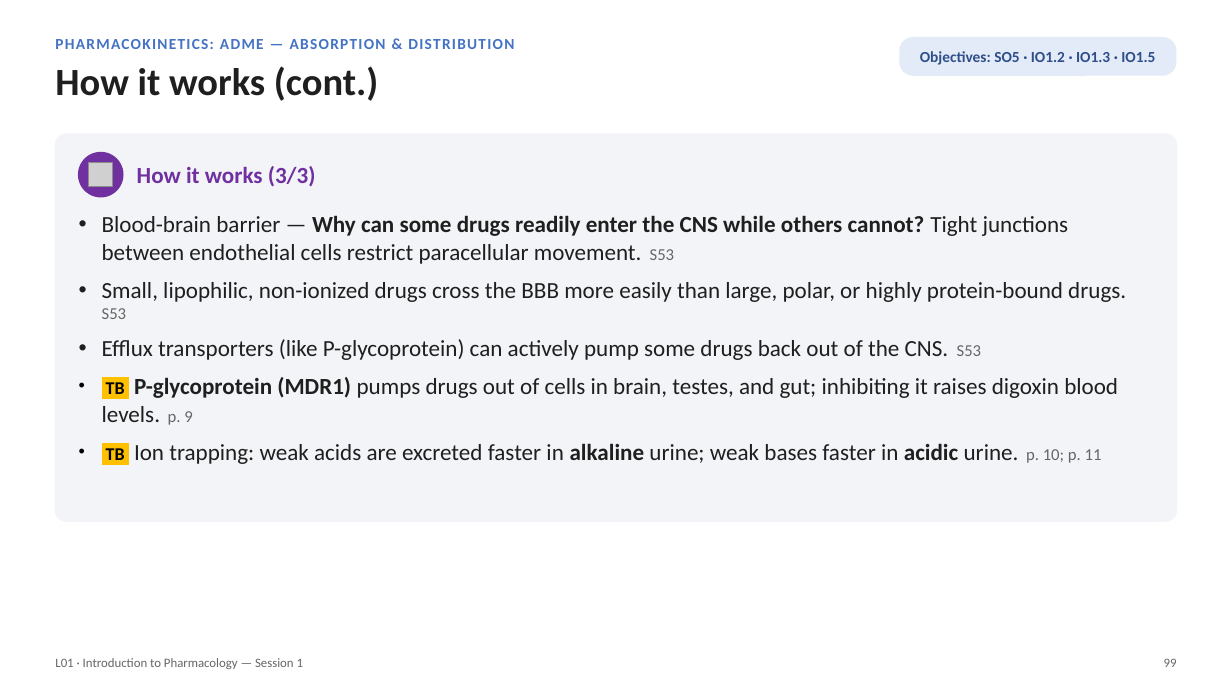
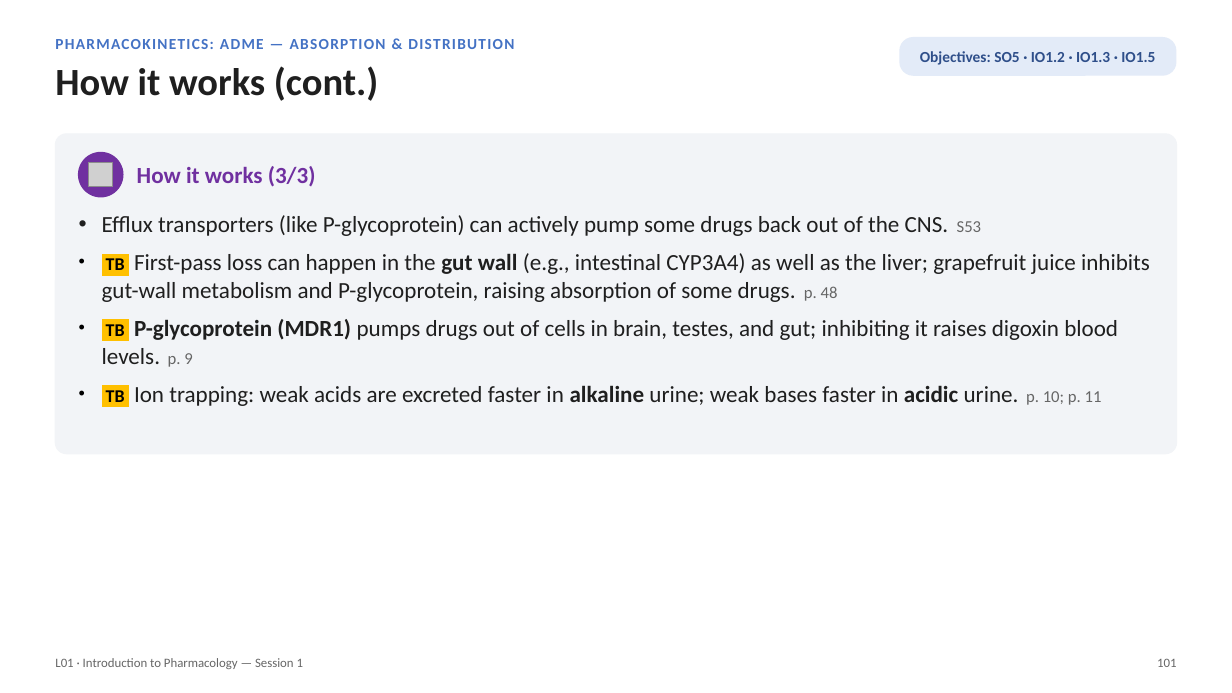
Before and after one commit to bishwokrit/DPAS-Pharm, a slide deck: slide 101 of docs/L01/L01_Unit_1_Introduction_to_Pharmacology_Session_1_study_deck.pptx (slide 99 before the commit). Drawn at 1232x693 pixels with LibreOffice and Linux fonts; fonts in the diff are those of the drawing; grey boxes stand for pictures. Boxes give left, top, right and bottom in pixels: in the first picture for what was removed or moved away, otherwise in the second. Text is boxed around its words. In the diff, an @@ line names an element or a change of style, - is before the commit and + after.

```diff
--- a/docs/L01/L01_Unit_1_Introduction_to_Pharmacology_Session_1_study_deck.pptx
+++ b/docs/L01/L01_Unit_1_Introduction_to_Pharmacology_Session_1_study_deck.pptx
@@ rounded rectangle: place and size @@
-rounded rectangle at (55,134,1177,521)
+rounded rectangle at (55,134,1177,454)
@@ rounded rectangle at (55,134,1177,454): proportions changed @@
@@ text at (102,215,1126,319): paragraphs removed @@
-• Blood-brain barrier — Why can some drugs readily enter the CNS while others cannot? Tight junctions between endothelial cells restrict paracellular movement. S53
-• Small, lipophilic, non-ionized drugs cross the BBB more easily than large, polar, or highly protein-bound drugs. S53
@@ text at (102,253,1150,302): paragraph added @@
+• TB First-pass loss can happen in the gut wall (e.g., intestinal CYP3A4) as well as the liver; grapefruit juice inhibits gut-wall metabolism and P-glycoprotein, raising absorption of some drugs. p. 48
@@ text at (1157,659,1176,667): text changed @@
-99
+101
```
Also in this commit, not shown: 35 other slides changed, 3 slides added, 34 other files.
